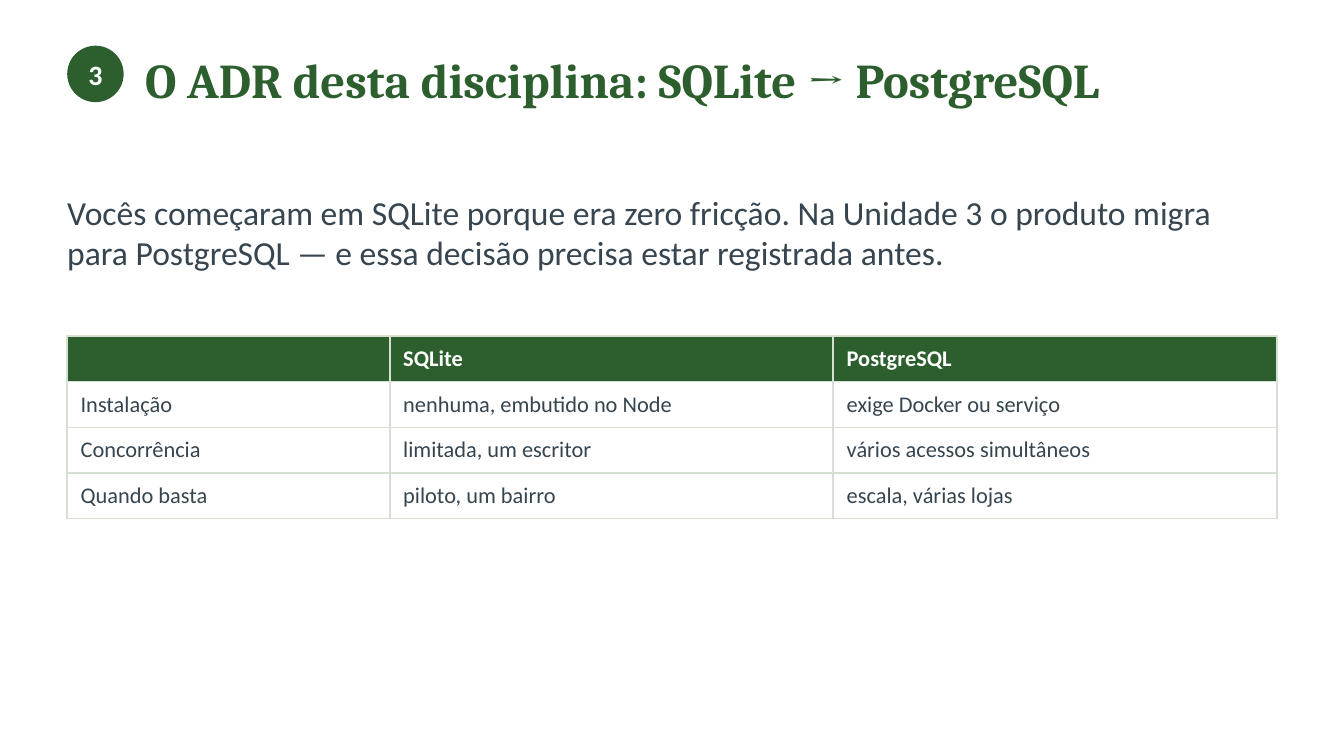
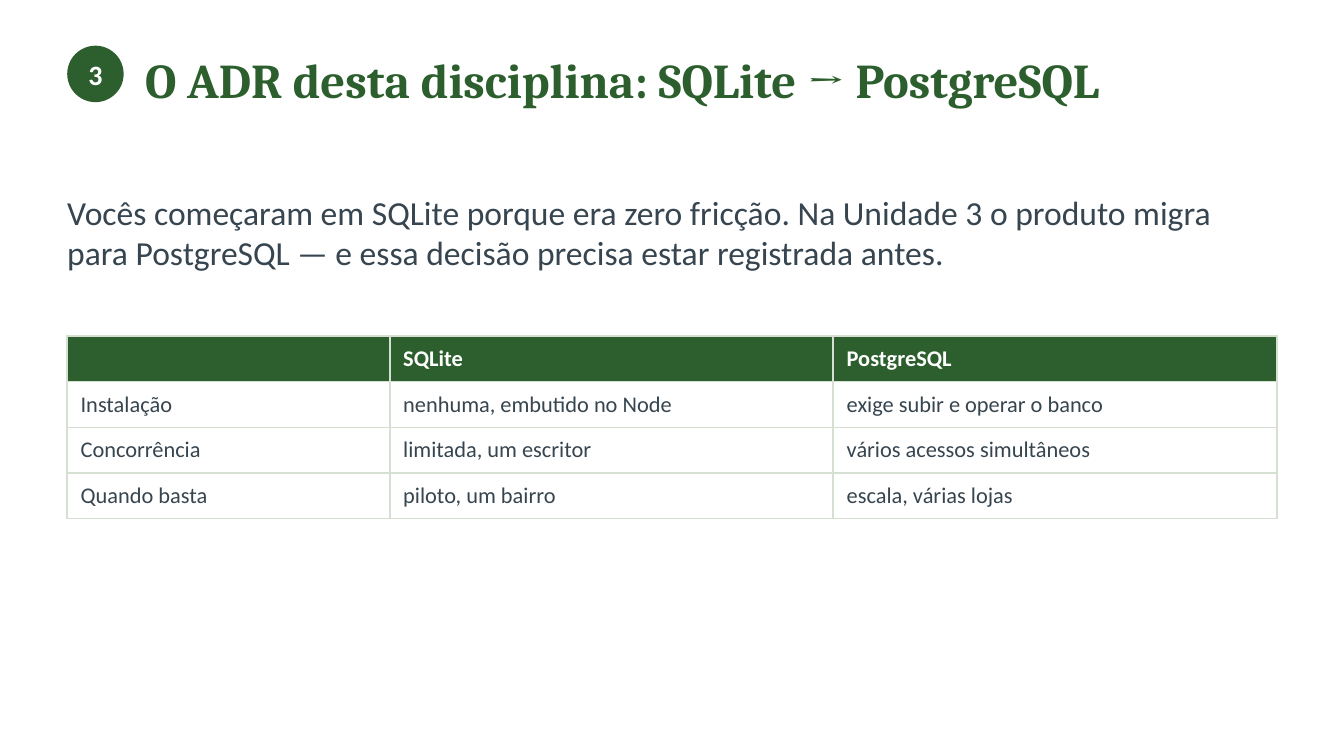
Before and after one commit to CatolicaSC-EngSoft/g1126-analise-projeto-desenvolvimento-agil-alunos, a slide deck: slide 9 of slides/aula-08-adr-e-alternativas.pptx. Drawn at 1344x756 pixels with LibreOffice and Linux fonts; fonts in the diff are those of the drawing. Boxes give left, top, right and bottom in pixels: in the first picture for what was removed or moved away, otherwise in the second. Text is boxed around its words. In the diff, an @@ line names an element or a change of style, - is before the commit and + after.

```diff
--- a/slides/aula-08-adr-e-alternativas.pptx
+++ b/slides/aula-08-adr-e-alternativas.pptx
@@ table at box(67, 336, 1277, 511) @@
-row 2, column 3: exige Docker ou serviço
+row 2, column 3: exige subir e operar o banco
```
Also in this commit, not shown: 26 other files.
